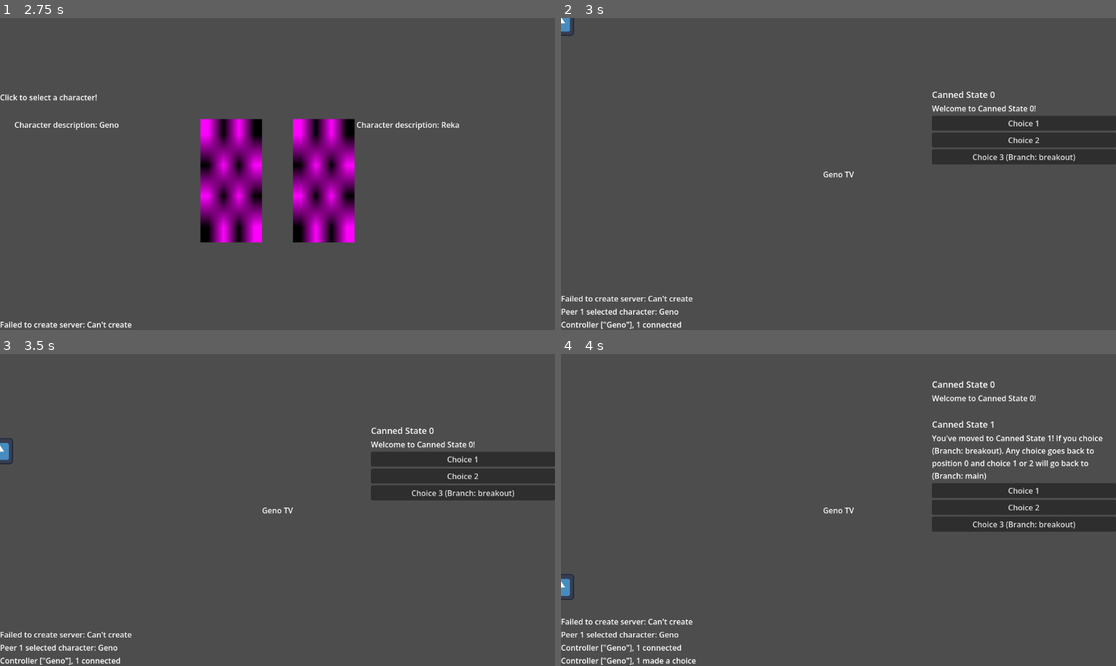
Above: before the commit, frames 1-4 (two rows, left to right).
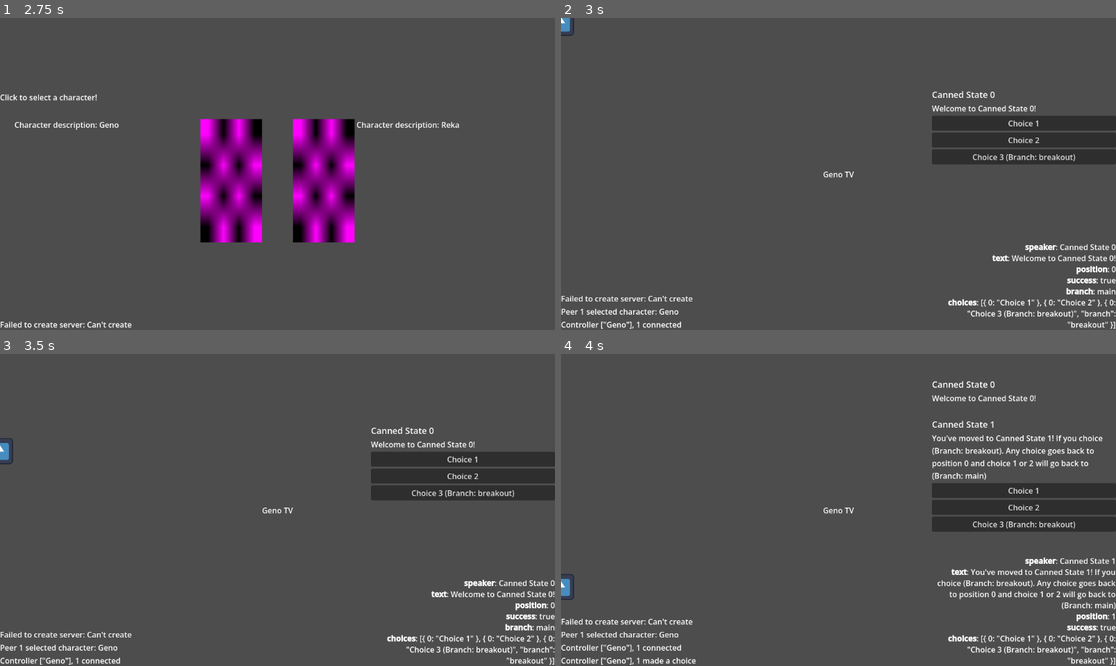
Above: after the commit, the same moments.

Repository: Roboticy3/Louder
Game: Godot game, scene res://demos/september/main_menu.tscn
Two runs of this game, one before a commit and one after it. Both use one fixed random seed, a clock stepped at 60 frames per second and the inputs below. The engine's default icon, where the game draws it, is replaced by a stand-in: a white triangle on a blue panel in a dark square.
Inputs (mouse positions are in pixels of both pictures, inside the frame that each line leads up to):
- Up to frame 1 (2.75 s): click (283, 167) at 0.52 s; type "12" at 0.6 s; click "HOST GAME" at 1.25 s; click "GO" at 2 s
- Up to frame 2 (3 s): click (699, 180) at 2.77 s
- Up to frame 3 (3.5 s): no input
- Up to frame 4 (4 s): click "Choice 1" at 3.5 s

Frame 1 is identical in both runs. In frame 2, 1.3% of the frame differs, in the area x 69-100%, y 72-100%; in frame 3, 1.3%; in frame 4, 1.9%, in the area x 67-100%, y 65-100%.

Commit message:
PSController and PSSimulator now agree on the default branch name, fixing a desync

Diff:
--- /dev/null
+++ b/editor/demos/september/ui/main_dialogue_debug.gd
@@ -0,0 +1,12 @@
+extends Control
+
+const BodyProperties := PSObjects.BodyProperties
+
+@export var text:RichTextLabel
+
+func set_body(body:Dictionary[BodyProperties, Variant]) -> void:
+	var new_text:=""
+	for k in body:
+		var key_name = BodyProperties.find_key(k)
+		new_text += "[b]%s[/b]: %s\n" % [str(key_name), str(body[k])]
+	text.text = new_text
--- /dev/null
+++ b/editor/demos/september/ui/main_dialogue_debug.tscn
@@ -0,0 +1,27 @@
+[gd_scene format=3 uid="uid://ctpltkbarsbjg"]
+
+[ext_resource type="Script" uid="uid://csgv46x1tqok5" path="res://demos/september/ui/main_dialogue_debug.gd" id="1_ywo2p"]
+
+[node name="MainDialogueDebug" type="Control" unique_id=2025365747 node_paths=PackedStringArray("text")]
+layout_mode = 3
+anchors_preset = 15
+anchor_right = 1.0
+anchor_bottom = 1.0
+grow_horizontal = 2
+grow_vertical = 2
+mouse_filter = 2
+script = ExtResource("1_ywo2p")
+text = NodePath("RichTextLabel")
+
+[node name="RichTextLabel" type="RichTextLabel" parent="." unique_id=74959832]
+layout_mode = 1
+anchors_preset = 15
+anchor_right = 1.0
+anchor_bottom = 1.0
+grow_horizontal = 2
+grow_vertical = 2
+mouse_filter = 2
+bbcode_enabled = true
+fit_content = true
+horizontal_alignment = 2
+vertical_alignment = 2
--- a/editor/demos/september/ui/main_dialogue_view.tscn
+++ b/editor/demos/september/ui/main_dialogue_view.tscn
@@ -4,6 +4,7 @@
 [ext_resource type="Script" uid="uid://ds0uapcn5b5v5" path="res://demos/september/ui/scrolling_dialogue_feed.gd" id="2_wqg5q"]
 [ext_resource type="PackedScene" uid="uid://d3scduqubuvrq" path="res://demos/september/ui/scrolling_dialogue_item.tscn" id="3_lqc4t"]
 [ext_resource type="Script" uid="uid://bk5bowxpxjfu3" path="res://demos/september/ui/scroll_shrinker.gd" id="5_6tn8e"]
+[ext_resource type="PackedScene" uid="uid://ctpltkbarsbjg" path="res://demos/september/ui/main_dialogue_debug.tscn" id="5_qjalj"]
 
 [node name="MainDialogueView" type="Control" unique_id=2033588754 node_paths=PackedStringArray("scrolling_dialogue_feed")]
 layout_mode = 3
@@ -44,7 +45,7 @@
 horizontal_scroll_mode = 0
 scroll_hint_mode = 3
 
-[node name="Feed" type="VBoxContainer" parent="Control/ScrollContainer" unique_id=233767170 node_paths=PackedStringArray("scroll_container")]
+[node name="Feed" type="VBoxContainer" parent="Control/ScrollContainer" unique_id=233767170 node_paths=PackedStringArray("scroll_container", "debug_display")]
 layout_mode = 2
 size_flags_horizontal = 3
 size_flags_vertical = 4
@@ -54,9 +55,13 @@
 remove_index = 0
 dialogue_item = ExtResource("3_lqc4t")
 scroll_container = NodePath("..")
+debug_display = NodePath("../../../MainDialogueDebug")
 
 [node name="ScrollShrinker" type="Node" parent="." unique_id=296895966 node_paths=PackedStringArray("scroll_container", "inner_container", "max_size_reference")]
 script = ExtResource("5_6tn8e")
 scroll_container = NodePath("../Control/ScrollContainer")
 inner_container = NodePath("../Control/ScrollContainer/Feed")
 max_size_reference = NodePath("../Control/ScrollContainerMaxFit")
+
+[node name="MainDialogueDebug" parent="." unique_id=2025365747 instance=ExtResource("5_qjalj")]
+layout_mode = 1
--- a/editor/demos/september/ui/scrolling_dialogue_feed.gd
+++ b/editor/demos/september/ui/scrolling_dialogue_feed.gd
@@ -7,11 +7,15 @@
 @export var dialogue_item:PackedScene
 @export var max_items := 100
 @export var scroll_container:ScrollContainer
+@export var debug_display:Node
 
 var item_count := 0
 var top:Node = null
 
 func push_item(body:Dictionary[BodyProperties, Variant]):
+	if debug_display and debug_display.has_method("set_body"):
+		debug_display.set_body(body)
+
 	if top and top.has_method("clear_choices"):
 		top.clear_choices()
 
@@ -26,6 +30,8 @@
 		item.import(body)
 	if item.has_signal("choice_pressed"):
 		item.choice_pressed.connect(_on_item_choice_pressed)
+	item.name = str(body.get(BodyProperties.position, -1))
+	print("MainDialogueView: displaying position ", item.name)
 	add_child(item)
 	move_child(item, insert_index)
 	top = item
--- a/editor/proto_simulator/ps_controller.gd
+++ b/editor/proto_simulator/ps_controller.gd
@@ -65,7 +65,7 @@
 
 func can_follow(other:PSController) -> bool:
 	var other_position := other.get_position()
-	return _filter_visible_node(other_position)
+	return other.get_branch() == get_branch() and _filter_visible_node(other_position)
 
 func get_text(property:String) -> String:
 	return str(data.get(property))
@@ -86,7 +86,7 @@
 	return data.get(BodyProperties.position, -1)
 
 func get_branch() -> String:
-	return data.get(BodyProperties.branch, "")
+	return data.get(BodyProperties.branch, PSSimulator.DEFAULT_BRANCH)
 
 func _get_property(property:HubProperties, default=null) -> Variant:
 	return simulator.get_property(get_position(), property, default)
--- a/editor/proto_simulator/ps_simulator.gd
+++ b/editor/proto_simulator/ps_simulator.gd
@@ -78,10 +78,12 @@
 	var choices := list(from_position)
 
 	var to_position := get_destination(from_position, choice)
-	var canned_branch := ""
+	var canned_branch := "main"
 	for c in choices:
 		if c.get(ChoiceProperties.from_choice, "") == choice:
 			canned_branch = c.get("branch", "")
+			if !canned_branch.is_empty():
+				print("PSSimulator branching!")
 
 	body = body.duplicate()
 	if to_position >= 0:
Not shown, added: editor/demos/september/ui/main_dialogue_debug.gd.uid
